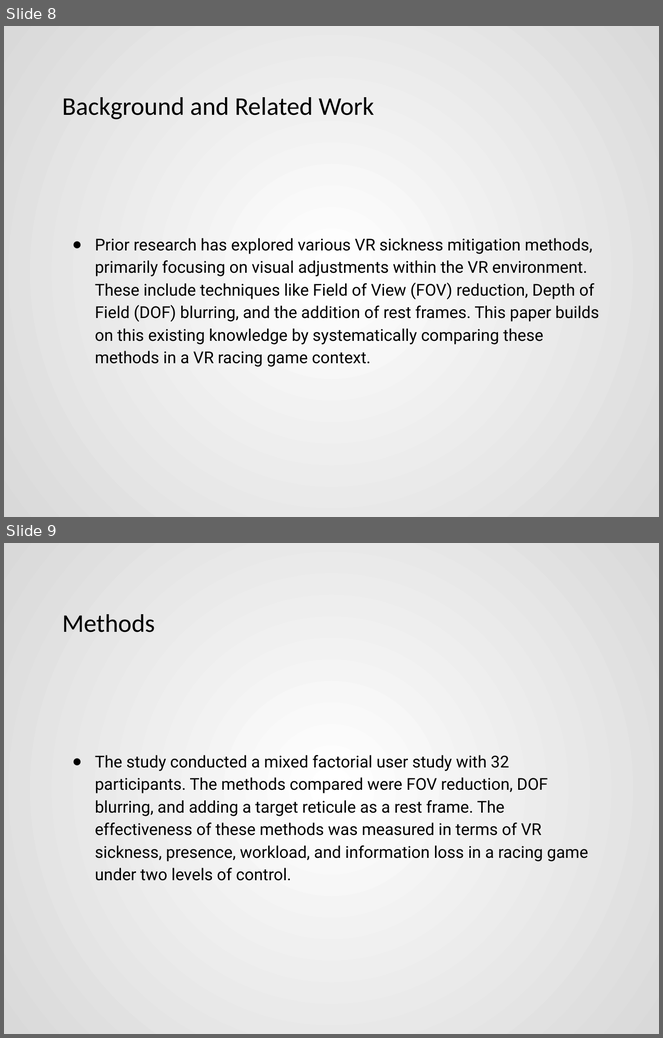
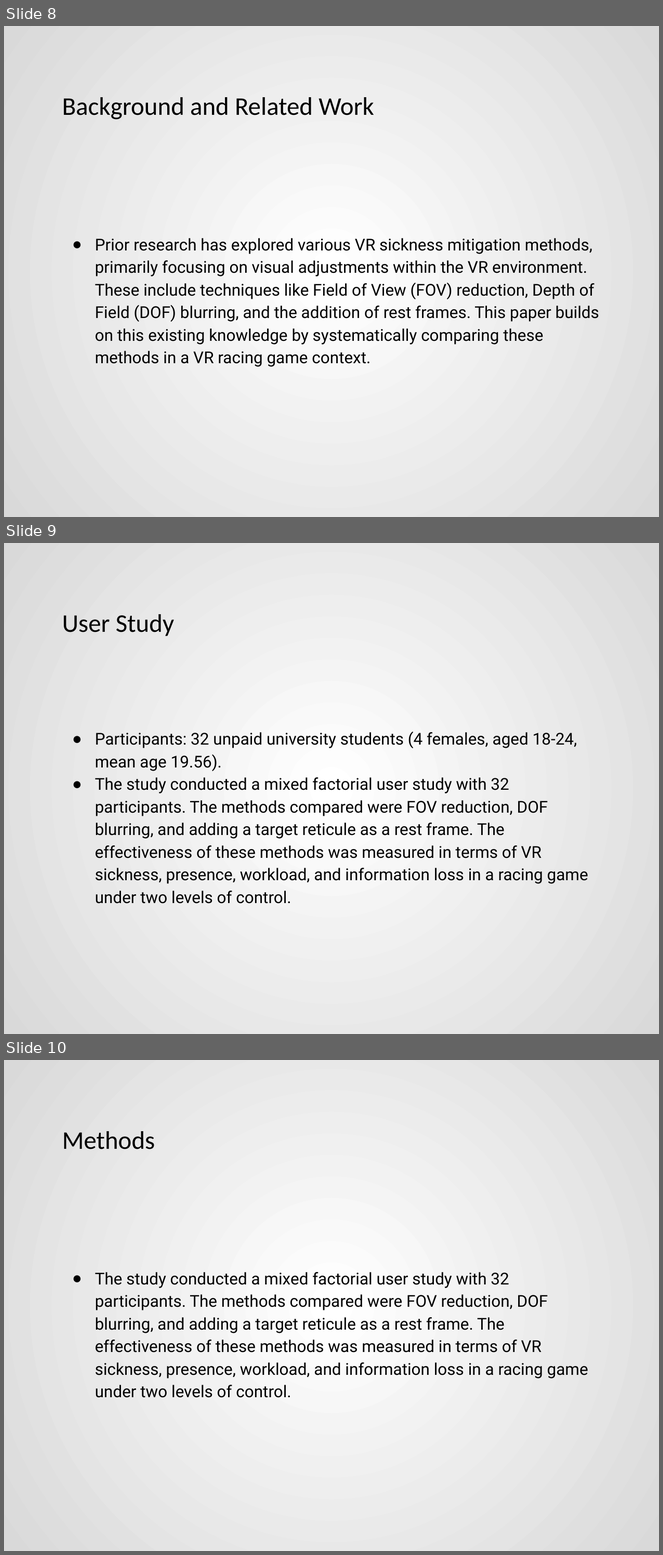
Before and after one commit to Akash3121/3D, a slide deck: Paper-Presentation/Akash - VR_Sickness_Mitigation_Methods_Presentation.pptx. Shown one above the other, each under a label of ours: slides 8 and 9 before the commit, slides 8, 9 and 10 after it. The pictures are 663x1038 and 663x1555 pixels, drawn with LibreOffice and Linux fonts; fonts in the diff are those of the drawing. Boxes give left, top, right and bottom in pixels: in the first picture for what was removed or moved away, otherwise in the second. Text is boxed around its words. In the diff, an @@ line names an element or a change of style, - is before the commit and + after.

```diff
--- a/Paper-Presentation/Akash - VR_Sickness_Mitigation_Methods_Presentation.pptx
+++ b/Paper-Presentation/Akash - VR_Sickness_Mitigation_Methods_Presentation.pptx
@@ slide 9 added at (4,543,659,1034), background gradient #FFFFFF to #D9D9D9 @@
@@ title added at (62,614,174,636), 28 pt, text #000000 @@
+User Study
@@ text added at (95,732,588,904), 18 pt, text #000000 @@
+● Participants: 32 unpaid university students (4 females, aged 18-24, mean age 19.56).
+● The study conducted a mixed factorial user study with 32 participants. The methods compared were FOV reduction, DOF blurring, and adding a target reticule as a rest frame. The effectiveness of these methods was measured in terms of VR sickness, presence, workload, and information loss in a racing game under two levels of control.
@@ what was slide 9 is now slide 10 @@
```
